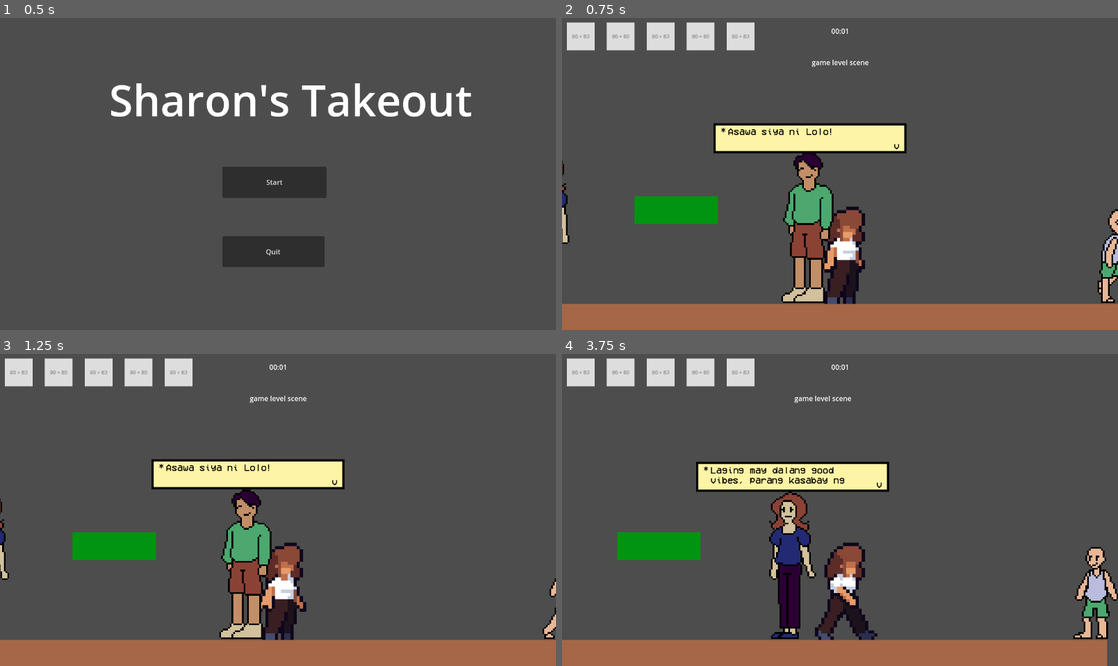
Above: before the commit, frames 1-4 (two rows, left to right).
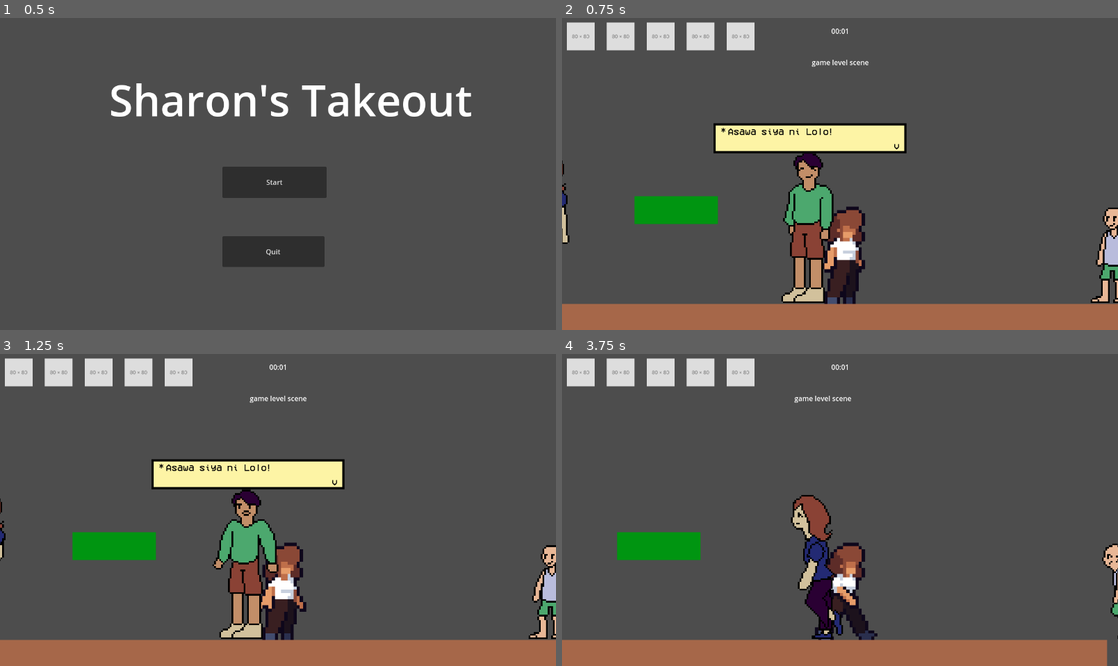
Above: after the commit, the same moments.

Repository: alexgaaranes/coss-gj-2025
Game: Godot game, scene res://levels/menu.tscn
Two runs of this game, one before a commit and one after it. Both use one fixed random seed, a clock stepped at 60 frames per second and the inputs below.
Inputs (mouse positions are in pixels of both pictures, inside the frame that each line leads up to):
- Up to frame 1 (0.5 s): no input
- Up to frame 2 (0.75 s): click "Start" at 0.5 s
- Up to frame 3 (1.25 s): no input
- Up to frame 4 (3.75 s): tap Enter (ui_accept) at 1.25, 1.52, 2.27 s; hold D (move_right) 1.28-2.03 s; tap Space (interact_food) at 1.35, 2.1, 3.6 s; hold A (move_left) 2.03-2.75 s; click (840, 528) at 2.75 s; hold D (move_right) from 3.53 s (still down)

Frame 1 is identical in both runs. In frame 2, 0.6% of the frame differs, in the area x 95-100%, y 60-92%; in frame 3, 1.7%; in frame 4, 9.0%, in the area x 24-100%, y 34-92%.

Commit message:
feat: working randomized npc dialogue with tsismis

Diff:
--- a/assets/npc_sprites/bata_frames.tres
+++ b/assets/npc_sprites/bata_frames.tres
@@ -1,6 +1,7 @@
-[gd_resource type="SpriteFrames" load_steps=19 format=3 uid="uid://c6vuy7m0ox3oy"]
+[gd_resource type="SpriteFrames" load_steps=27 format=3 uid="uid://c6vuy7m0ox3oy"]
 
 [ext_resource type="Texture2D" uid="uid://pwvjherk078b" path="res://assets/npc_sprites/BataIdle.png" id="1_b70mc"]
+[ext_resource type="Texture2D" uid="uid://br2ttcj2q2u3f" path="res://assets/npc_sprites/TitoTsismis.png" id="2_01gfi"]
 [ext_resource type="Texture2D" uid="uid://xgwmeu0vco0n" path="res://assets/npc_sprites/BataWalk.png" id="2_b70mc"]
 
 [sub_resource type="AtlasTexture" id="AtlasTexture_b70mc"]
@@ -34,6 +35,34 @@
 [sub_resource type="AtlasTexture" id="AtlasTexture_s5tyq"]
 atlas = ExtResource("1_b70mc")
 region = Rect2(2688, 0, 384, 768)
+
+[sub_resource type="AtlasTexture" id="AtlasTexture_nrql6"]
+atlas = ExtResource("2_01gfi")
+region = Rect2(0, 0, 384, 768)
+
+[sub_resource type="AtlasTexture" id="AtlasTexture_dvsxs"]
+atlas = ExtResource("2_01gfi")
+region = Rect2(384, 0, 384, 768)
+
+[sub_resource type="AtlasTexture" id="AtlasTexture_5uk6m"]
+atlas = ExtResource("2_01gfi")
+region = Rect2(768, 0, 384, 768)
+
+[sub_resource type="AtlasTexture" id="AtlasTexture_eeefn"]
+atlas = ExtResource("2_01gfi")
+region = Rect2(1152, 0, 384, 768)
+
+[sub_resource type="AtlasTexture" id="AtlasTexture_ojdht"]
+atlas = ExtResource("2_01gfi")
+region = Rect2(1536, 0, 384, 768)
+
+[sub_resource type="AtlasTexture" id="AtlasTexture_2lbbt"]
+atlas = ExtResource("2_01gfi")
+region = Rect2(1920, 0, 384, 768)
+
+[sub_resource type="AtlasTexture" id="AtlasTexture_rfl5f"]
+atlas = ExtResource("2_01gfi")
+region = Rect2(2304, 0, 384, 768)
 
 [sub_resource type="AtlasTexture" id="AtlasTexture_nq2kn"]
 atlas = ExtResource("2_b70mc")
@@ -100,6 +129,32 @@
 }, {
 "frames": [{
 "duration": 1.0,
+"texture": SubResource("AtlasTexture_nrql6")
+}, {
+"duration": 1.0,
+"texture": SubResource("AtlasTexture_dvsxs")
+}, {
+"duration": 1.0,
+"texture": SubResource("AtlasTexture_5uk6m")
+}, {
+"duration": 1.0,
+"texture": SubResource("AtlasTexture_eeefn")
+}, {
+"duration": 1.0,
+"texture": SubResource("AtlasTexture_ojdht")
+}, {
+"duration": 1.0,
+"texture": SubResource("AtlasTexture_2lbbt")
+}, {
+"duration": 1.0,
+"texture": SubResource("AtlasTexture_rfl5f")
+}],
+"loop": true,
+"name": &"tsismis",
+"speed": 5.0
+}, {
+"frames": [{
+"duration": 1.0,
 "texture": SubResource("AtlasTexture_nq2kn")
 }, {
 "duration": 1.0,
--- a/assets/npc_sprites/lola_frames.tres
+++ b/assets/npc_sprites/lola_frames.tres
@@ -1,7 +1,8 @@
-[gd_resource type="SpriteFrames" load_steps=19 format=3 uid="uid://cwtdwaxpocaax"]
+[gd_resource type="SpriteFrames" load_steps=27 format=3 uid="uid://cwtdwaxpocaax"]
 
 [ext_resource type="Texture2D" uid="uid://bgqwymrhowfu8" path="res://assets/npc_sprites/LolaIdle.png" id="1_2rcv7"]
 [ext_resource type="Texture2D" uid="uid://bsij1ta8mab1v" path="res://assets/npc_sprites/TitaWalk.png" id="2_3jnft"]
+[ext_resource type="Texture2D" uid="uid://c2lurgrhqque4" path="res://assets/npc_sprites/TitaTsismis.png" id="2_pigbc"]
 
 [sub_resource type="AtlasTexture" id="AtlasTexture_pigbc"]
 atlas = ExtResource("1_2rcv7")
@@ -34,6 +35,34 @@
 [sub_resource type="AtlasTexture" id="AtlasTexture_k0l3b"]
 atlas = ExtResource("1_2rcv7")
 region = Rect2(2688, 0, 384, 768)
+
+[sub_resource type="AtlasTexture" id="AtlasTexture_ykrfn"]
+atlas = ExtResource("2_pigbc")
+region = Rect2(0, 0, 384, 768)
+
+[sub_resource type="AtlasTexture" id="AtlasTexture_q0h4r"]
+atlas = ExtResource("2_pigbc")
+region = Rect2(384, 0, 384, 768)
+
+[sub_resource type="AtlasTexture" id="AtlasTexture_x5em8"]
+atlas = ExtResource("2_pigbc")
+region = Rect2(768, 0, 384, 768)
+
+[sub_resource type="AtlasTexture" id="AtlasTexture_1u5tr"]
+atlas = ExtResource("2_pigbc")
+region = Rect2(1152, 0, 384, 768)
+
+[sub_resource type="AtlasTexture" id="AtlasTexture_1gw8h"]
+atlas = ExtResource("2_pigbc")
+region = Rect2(1536, 0, 384, 768)
+
+[sub_resource type="AtlasTexture" id="AtlasTexture_t0h38"]
+atlas = ExtResource("2_pigbc")
+region = Rect2(1920, 0, 384, 768)
+
+[sub_resource type="AtlasTexture" id="AtlasTexture_g54e5"]
+atlas = ExtResource("2_pigbc")
+region = Rect2(2304, 0, 384, 768)
 
 [sub_resource type="AtlasTexture" id="AtlasTexture_o663q"]
 atlas = ExtResource("2_3jnft")
@@ -100,6 +129,32 @@
 }, {
 "frames": [{
 "duration": 1.0,
+"texture": SubResource("AtlasTexture_ykrfn")
+}, {
+"duration": 1.0,
+"texture": SubResource("AtlasTexture_q0h4r")
+}, {
+"duration": 1.0,
+"texture": SubResource("AtlasTexture_x5em8")
+}, {
+"duration": 1.0,
+"texture": SubResource("AtlasTexture_1u5tr")
+}, {
+"duration": 1.0,
+"texture": SubResource("AtlasTexture_1gw8h")
+}, {
+"duration": 1.0,
+"texture": SubResource("AtlasTexture_t0h38")
+}, {
+"duration": 1.0,
+"texture": SubResource("AtlasTexture_g54e5")
+}],
+"loop": true,
+"name": &"tsismis",
+"speed": 5.0
+}, {
+"frames": [{
+"duration": 1.0,
 "texture": SubResource("AtlasTexture_o663q")
 }, {
 "duration": 1.0,
--- a/assets/npc_sprites/tita_frames.tres
+++ b/assets/npc_sprites/tita_frames.tres
@@ -1,6 +1,7 @@
-[gd_resource type="SpriteFrames" load_steps=19 format=3 uid="uid://vcpx1s40h3bu"]
+[gd_resource type="SpriteFrames" load_steps=27 format=3 uid="uid://vcpx1s40h3bu"]
 
 [ext_resource type="Texture2D" uid="uid://bv28kc7j4ofkb" path="res://assets/npc_sprites/TitaIdle.png" id="1_y2hg2"]
+[ext_resource type="Texture2D" uid="uid://c2lurgrhqque4" path="res://assets/npc_sprites/TitaTsismis.png" id="2_618bs"]
 [ext_resource type="Texture2D" uid="uid://bsij1ta8mab1v" path="res://assets/npc_sprites/TitaWalk.png" id="2_pcunn"]
 
 [sub_resource type="AtlasTexture" id="AtlasTexture_618bs"]
@@ -34,6 +35,34 @@
 [sub_resource type="AtlasTexture" id="AtlasTexture_lpf3a"]
 atlas = ExtResource("1_y2hg2")
 region = Rect2(2688, 0, 384, 768)
+
+[sub_resource type="AtlasTexture" id="AtlasTexture_vsceo"]
+atlas = ExtResource("2_618bs")
+region = Rect2(0, 0, 384, 768)
+
+[sub_resource type="AtlasTexture" id="AtlasTexture_n84io"]
+atlas = ExtResource("2_618bs")
+region = Rect2(384, 0, 384, 768)
+
+[sub_resource type="AtlasTexture" id="AtlasTexture_a8rij"]
+atlas = ExtResource("2_618bs")
+region = Rect2(768, 0, 384, 768)
+
+[sub_resource type="AtlasTexture" id="AtlasTexture_qi63f"]
+atlas = ExtResource("2_618bs")
+region = Rect2(1152, 0, 384, 768)
+
+[sub_resource type="AtlasTexture" id="AtlasTexture_d5myo"]
+atlas = ExtResource("2_618bs")
+region = Rect2(1536, 0, 384, 768)
+
+[sub_resource type="AtlasTexture" id="AtlasTexture_jkn64"]
+atlas = ExtResource("2_618bs")
+region = Rect2(1920, 0, 384, 768)
+
+[sub_resource type="AtlasTexture" id="AtlasTexture_tndks"]
+atlas = ExtResource("2_618bs")
+region = Rect2(2304, 0, 384, 768)
 
 [sub_resource type="AtlasTexture" id="AtlasTexture_p0elb"]
 atlas = ExtResource("2_pcunn")
@@ -100,6 +129,32 @@
 }, {
 "frames": [{
 "duration": 1.0,
+"texture": SubResource("AtlasTexture_vsceo")
+}, {
+"duration": 1.0,
+"texture": SubResource("AtlasTexture_n84io")
+}, {
+"duration": 1.0,
+"texture": SubResource("AtlasTexture_a8rij")
+}, {
+"duration": 1.0,
+"texture": SubResource("AtlasTexture_qi63f")
+}, {
+"duration": 1.0,
+"texture": SubResource("AtlasTexture_d5myo")
+}, {
+"duration": 1.0,
+"texture": SubResource("AtlasTexture_jkn64")
+}, {
+"duration": 1.0,
+"texture": SubResource("AtlasTexture_tndks")
+}],
+"loop": true,
+"name": &"tsismis",
+"speed": 5.0
+}, {
+"frames": [{
+"duration": 1.0,
 "texture": SubResource("AtlasTexture_p0elb")
 }, {
 "duration": 1.0,
--- a/assets/npc_sprites/tito_frames.tres
+++ b/assets/npc_sprites/tito_frames.tres
@@ -1,7 +1,8 @@
-[gd_resource type="SpriteFrames" load_steps=19 format=3 uid="uid://bol8totio2lk"]
+[gd_resource type="SpriteFrames" load_steps=27 format=3 uid="uid://bol8totio2lk"]
 
 [ext_resource type="Texture2D" uid="uid://dqowgq613gx52" path="res://assets/npc_sprites/TitoIdle.png" id="1_yk80x"]
 [ext_resource type="Texture2D" uid="uid://b07tns7llbiao" path="res://assets/npc_sprites/TitoWalk.png" id="2_kbjyd"]
+[ext_resource type="Texture2D" uid="uid://br2ttcj2q2u3f" path="res://assets/npc_sprites/TitoTsismis.png" id="2_o8qyh"]
 
 [sub_resource type="AtlasTexture" id="AtlasTexture_o8qyh"]
 atlas = ExtResource("1_yk80x")
@@ -34,6 +35,34 @@
 [sub_resource type="AtlasTexture" id="AtlasTexture_v8sxa"]
 atlas = ExtResource("1_yk80x")
 region = Rect2(2688, 0, 384, 768)
+
+[sub_resource type="AtlasTexture" id="AtlasTexture_2e1n2"]
+atlas = ExtResource("2_o8qyh")
+region = Rect2(0, 0, 384, 768)
+
+[sub_resource type="AtlasTexture" id="AtlasTexture_h8nth"]
+atlas = ExtResource("2_o8qyh")
+region = Rect2(384, 0, 384, 768)
+
+[sub_resource type="AtlasTexture" id="AtlasTexture_83scp"]
+atlas = ExtResource("2_o8qyh")
+region = Rect2(768, 0, 384, 768)
+
+[sub_resource type="AtlasTexture" id="AtlasTexture_ww7m6"]
+atlas = ExtResource("2_o8qyh")
+region = Rect2(1152, 0, 384, 768)
+
+[sub_resource type="AtlasTexture" id="AtlasTexture_f3gx3"]
+atlas = ExtResource("2_o8qyh")
+region = Rect2(1536, 0, 384, 768)
+
+[sub_resource type="AtlasTexture" id="AtlasTexture_3rkyo"]
+atlas = ExtResource("2_o8qyh")
+region = Rect2(1920, 0, 384, 768)
+
+[sub_resource type="AtlasTexture" id="AtlasTexture_sqctm"]
+atlas = ExtResource("2_o8qyh")
+region = Rect2(2304, 0, 384, 768)
 
 [sub_resource type="AtlasTexture" id="AtlasTexture_h82n2"]
 atlas = ExtResource("2_kbjyd")
@@ -100,6 +129,32 @@
 }, {
 "frames": [{
 "duration": 1.0,
+"texture": SubResource("AtlasTexture_2e1n2")
+}, {
+"duration": 1.0,
+"texture": SubResource("AtlasTexture_h8nth")
+}, {
+"duration": 1.0,
+"texture": SubResource("AtlasTexture_83scp")
+}, {
+"duration": 1.0,
+"texture": SubResource("AtlasTexture_ww7m6")
+}, {
+"duration": 1.0,
+"texture": SubResource("AtlasTexture_f3gx3")
+}, {
+"duration": 1.0,
+"texture": SubResource("AtlasTexture_3rkyo")
+}, {
+"duration": 1.0,
+"texture": SubResource("AtlasTexture_sqctm")
+}],
+"loop": true,
+"name": &"tsismis",
+"speed": 5.0
+}, {
+"frames": [{
+"duration": 1.0,
 "texture": SubResource("AtlasTexture_h82n2")
 }, {
 "duration": 1.0,
--- a/scenes/npc/npc_followpath2d.tscn
+++ b/scenes/npc/npc_followpath2d.tscn
@@ -160,6 +160,8 @@
 scale = Vector2(0.5, 0.5)
 sprite_frames = SubResource("SpriteFrames_2flex")
 animation = &"tsismis"
+
+[node name="TsismisTimer" type="Timer" parent="PathFollow2D"]
 
 [node name="IdleTimer" type="Timer" parent="PathFollow2D"]
 
--- a/scripts/game/game_logic.gd
+++ b/scripts/game/game_logic.gd
@@ -121,11 +121,9 @@
 		if npc.get_node("PathFollow2D/AnimatedSprite2D").sprite_frames == load("res://assets/npc_sprites/tito_frames.tres"):
 			npc.get_node("PathFollow2D/CharacterBody2D/NpcDialogue/MarginContainer").position = Vector2(-226.11, -232.0)
 
-
 	add_child(npc1)
 	add_child(npc2)
 	add_child(npc3)
-
 
 	time_left = timer_countdown
 	points = 0
--- a/scripts/npc/npc_followpath2d.gd
+++ b/scripts/npc/npc_followpath2d.gd
@@ -1,10 +1,12 @@
 extends PathFollow2D
 
-enum State { IDLE, WALK }
+enum State { IDLE, WALK, TSISMIS }
 
 @onready var animated_sprite: AnimatedSprite2D = $AnimatedSprite2D
 @onready var idle_timer: Timer = $IdleTimer
 @onready var walk_timer: Timer = $WalkTimer
+@onready var tsismis_timer: Timer = $TsismisTimer
+
 @onready var dialogue_detection_area: Area2D = $CharacterBody2D/DialogueDetection
 @onready var dialogue_text_label: Label = $CharacterBody2D/DialogueTextLabel
 @onready var npc_dialogue = $CharacterBody2D/NpcDialogue/MarginContainer
@@ -21,6 +23,10 @@
 @export_range(2, 6, 0.1) var min_walk_time: float = 2.0
 @export_range(2, 6, 0.1) var max_walk_time: float = 4.0
 
+# 3. Export variables for Tsismis duration
+@export_range(3, 8.0, 0.1) var min_tsismis_time: float = 4.0
+@export_range(3, 8.0, 0.1) var max_tsismis_time: float = 6.0
+
 @export var player_dialogue_detection_group: String = "player_dialogue_detection_group"
 
 var player_in_dialogue_area: bool = false
@@ -34,22 +40,26 @@
 
 	idle_timer.timeout.connect(_on_idle_timer_timeout)
 	walk_timer.timeout.connect(_on_walk_timer_timeout)
+	tsismis_timer.timeout.connect(_on_tsismis_timer_timeout)
 
 	dialogue_detection_area.area_entered.connect(_on_dialogue_detection_area_entered)
 	dialogue_detection_area.area_exited.connect(_on_dialogue_detection_area_exited)
 
-	#dialogue_text_label.hide()
 	dialogue_text_label.text = npc_dialogue_text
 	print("npc text: ", npc_text)
 	npc_text.text = npc_dialogue_text
+	npc_dialogue.visible = false
 
-	var initial_choice = randi() % 2
+	var initial_choice = randi() % 3
 	if initial_choice == 0:
 		print("initial state: idle")
 		_change_state(State.IDLE)
-	else:
+	elif initial_choice == 1:
 		print("initial state: walking")
 		_change_state(State.WALK)
+	else:
+		print("initial state: tsismis")
+		_change_state(State.TSISMIS)
 	print("after initial state setup")
 
 func _process(delta: float) -> void:
@@ -69,20 +79,19 @@
 			var current_movement = global_position - prev_global_position
 			_update_walk_animation(current_movement)
 
+		State.TSISMIS:
+			pass
+
 	last_global_position = global_position
-
 	_update_dialogue_visibility()
 
 
 func _change_state(new_state: State) -> void:
-	#if current_state == new_state:
-		#return
-
 	idle_timer.stop()
 	walk_timer.stop()
+	tsismis_timer.stop()
 
 	current_state = new_state
-	print("Changing state to: ", current_state)
 
 	match current_state:
 		State.IDLE:
@@ -96,11 +105,30 @@
 			walk_timer.set_wait_time(walk_time)
 			walk_timer.start()
 
+		State.TSISMIS:
+			animated_sprite.play("tsismis")
+			var tsismis_time = randf_range(min_tsismis_time, max_tsismis_time)
+			tsismis_timer.set_wait_time(tsismis_time)
+			tsismis_timer.start()
+
+
 func _on_idle_timer_timeout() -> void:
-	_change_state(State.WALK)
+	if randi() % 2 == 0:
+		_change_state(State.WALK)
+	else:
+		_change_state(State.TSISMIS)
 
 func _on_walk_timer_timeout() -> void:
-	_change_state(State.IDLE)
+	if randi() % 2 == 0:
+		_change_state(State.IDLE)
+	else:
+		_change_state(State.TSISMIS)
+
+func _on_tsismis_timer_timeout() -> void:
+	if randi() % 2 == 0:
+		_change_state(State.IDLE)
+	else:
+		_change_state(State.WALK)
 
 
 func _update_walk_animation(movement: Vector2) -> void:
@@ -110,18 +138,15 @@
 		elif movement.x > 0:
 			animated_sprite.flip_h = false
 
-	if animated_sprite.animation != "walk":
+	if current_state == State.WALK and animated_sprite.animation != "walk":
 		animated_sprite.play("walk")
 
+
 func _update_dialogue_visibility() -> void:
-	if player_in_dialogue_area and current_state == State.IDLE:
-		#dialogue_text_label.show()
+	if player_in_dialogue_area and current_state == State.TSISMIS:
 		npc_dialogue.visible = true
-		#npc_text.show()
 	else:
-		#dialogue_text_label.hide()
 		npc_dialogue.visible = false
-		#npc_text.hide()
 
 
 func _on_dialogue_detection_area_entered(area: Area2D) -> void:
